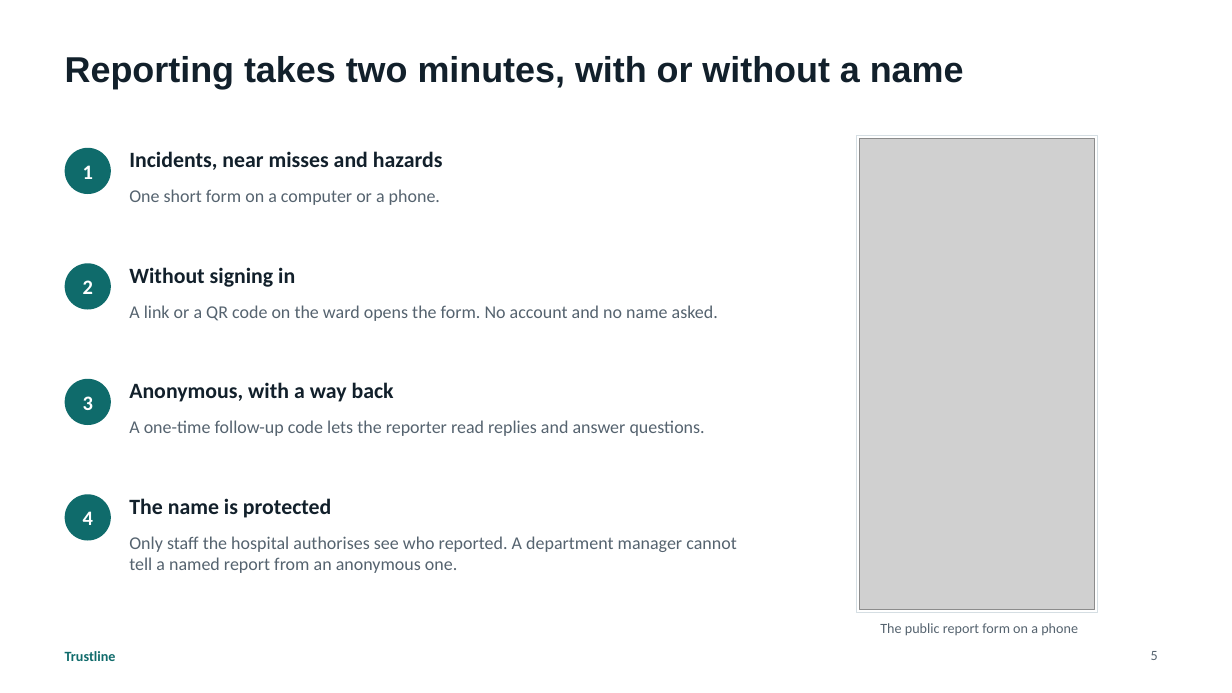
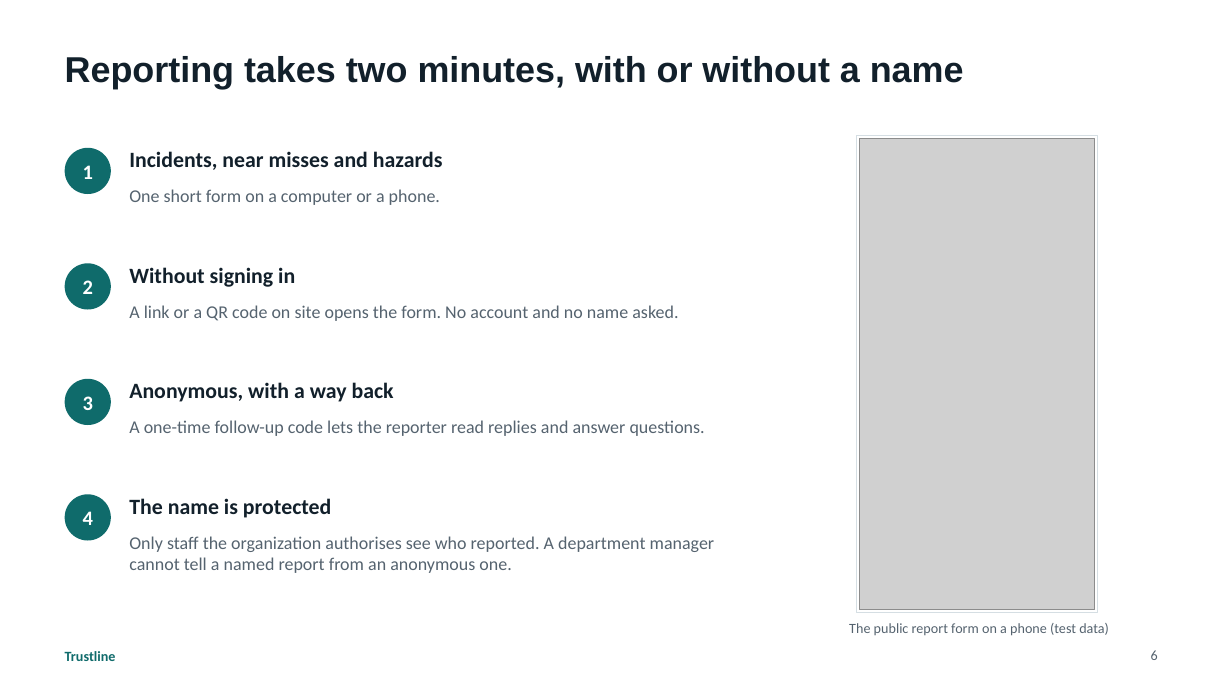
Before and after one commit to husseinalbustany/Trustline, a slide deck: slide 6 of docs/presentations/Trustline-Platform-Overview.pptx (slide 5 before the commit). Drawn at 1232x693 pixels with LibreOffice and Linux fonts; fonts in the diff are those of the drawing; grey boxes stand for pictures. Boxes give left, top, right and bottom in pixels: in the first picture for what was removed or moved away, otherwise in the second. Text is boxed around its words. In the diff, an @@ line names an element or a change of style, - is before the commit and + after.

```diff
--- a/docs/presentations/Trustline-Platform-Overview.pptx
+++ b/docs/presentations/Trustline-Platform-Overview.pptx
@@ text at [129,305,678,321]: text changed @@
-A link or a QR code on the ward opens the form. No account and no name asked.
+A link or a QR code on site opens the form. No account and no name asked.
@@ text at [129,536,715,573]: text changed @@
-Only staff the hospital authorises see who reported. A department manager cannot tell a named report from an anonymous one.
+Only staff the organization authorises see who reported. A department manager cannot tell a named report from an anonymous one.
@@ text at [849,623,1109,636]: text changed @@
-The public report form on a phone
+The public report form on a phone (test data)
@@ page number at [1151,650,1158,660]: text changed @@
-5
+6
```
Also in this commit, not shown: 16 other slides changed, 10 slides added, 2 other files.
